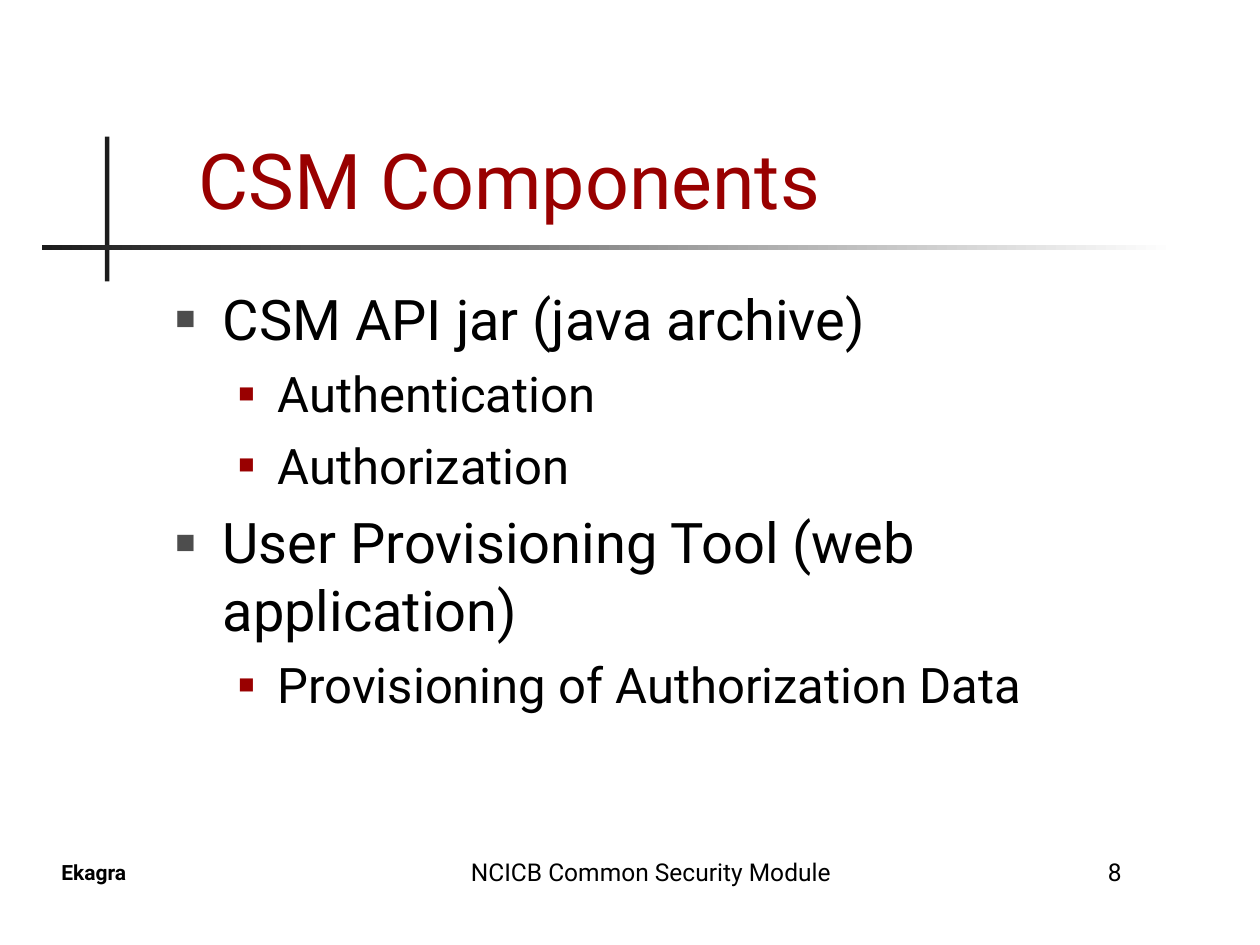
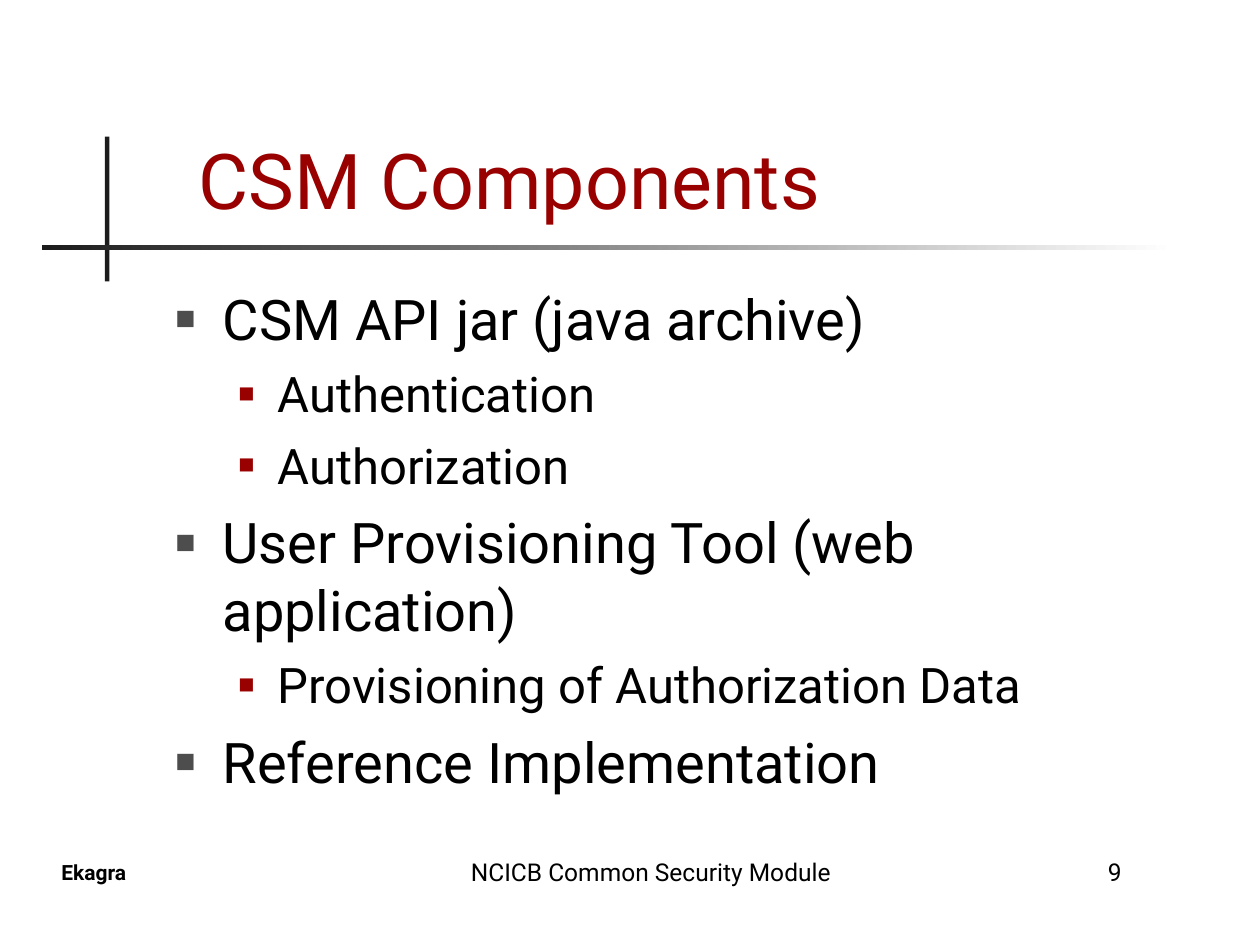
Before and after one commit to CBIIT/common-security-module-docs, a slide deck: slide 9 of CSM_Presentation.ppt (slide 8 before the commit). Drawn at 1260x945 pixels with LibreOffice and Linux fonts; fonts in the diff are those of the drawing; background and template pictures are left out. Boxes give left, top, right and bottom in pixels: in the first picture for what was removed or moved away, otherwise in the second. Text is boxed around its words. In the diff, an @@ line names an element or a change of style, - is before the commit and + after.

```diff
--- a/CSM_Presentation.ppt
+++ b/CSM_Presentation.ppt
@@ text at box(223, 740, 879, 795): paragraph added @@
+■ Reference Implementation
@@ page number at box(1108, 863, 1122, 881): text changed @@
-8
+9
```
Also in this commit, not shown: 19 other slides changed, 3 slides added.
